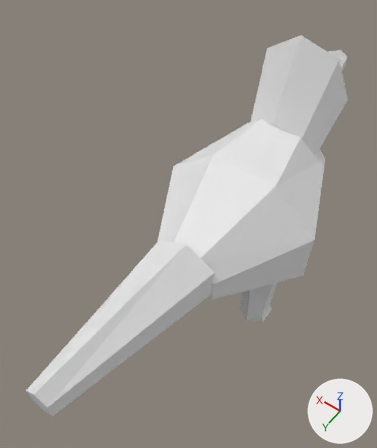
One commit to the OBJ model data/animals/pombo/idle/0.obj: the scene before it, then after it.
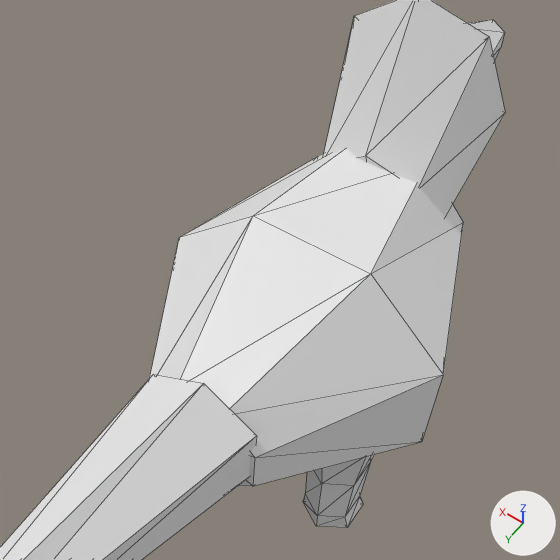
Each version appears first whole from a camera (50 mm lens) standing at (-0.18, 0.354, 0.674) and looking at (0.039, 0.048, 0.193), and next in a close-up on the part from 21% to 100% of the width and 9% to 76% of the height. Lighting does not change. The marker at lower right points along +X, +Y and +Z. The older version's two pictures come first. The close-ups show mesh edges as thin lines. Where no turn or scale is listed for an object, it has been applied to the vertices.

Before the edit, the objects in view are built like this:
```python
me_pombo_idle_0 = bpy.data.meshes.new('pombo_idle_0')
me_pombo_idle_0.from_pydata(...)  # 122 vertices, 220 faces; spans x -0.096..0.096, y -0.228..0.306, z 0.0..0.362
ob_pombo_idle_0 = bpy.data.objects.new('pombo_idle_0', me_pombo_idle_0)
ob_pombo_idle_0.location = (0.0, 0.0, 0.0)
```
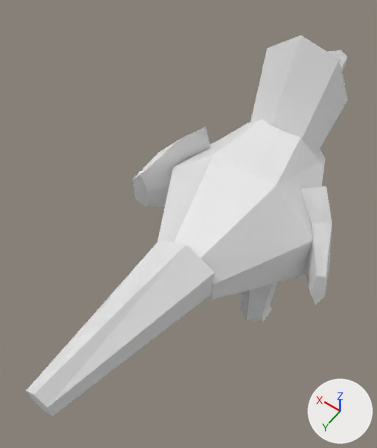
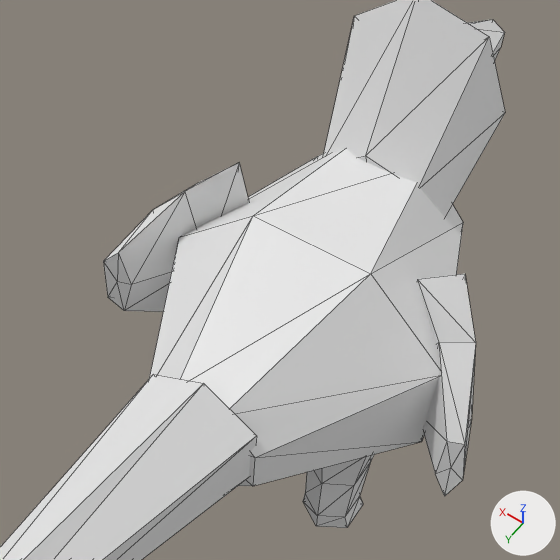
The change, as a diff of the scene's bpy script:
```diff
--- a/data/animals/pombo/idle/0.obj.py
+++ b/data/animals/pombo/idle/0.obj.py
@@ me_pombo_idle_0 @@
 # used by ob_pombo_idle_0; location = (0.0, 0.0, 0.0)
-me_pombo_idle_0.from_pydata(...)  # 122 vertices, 220 faces; spans x -0.096..0.096, y -0.228..0.306, z 0.0..0.362
+me_pombo_idle_0.from_pydata(...)  # 156 vertices, 280 faces; spans x -0.133..0.131, y -0.228..0.306, z 0.0..0.362
+# me_pombo_idle_0 part 1: a new loose piece of 17 vertices spanning x -0.133..-0.057, y -0.03..0.036, z 0.13..0.272
+# me_pombo_idle_0 part 2: a new loose piece of 17 vertices spanning x 0.052..0.131, y -0.031..0.036, z 0.13..0.272
```

Where the change shows, as pixel boxes [x1, y1, x2, y2] in the close-ups (560 x 560 px):
part 1 of me_pombo_idle_0, added: after [417, 274, 476, 496]
part 2 of me_pombo_idle_0, added: after [103, 163, 249, 312]
